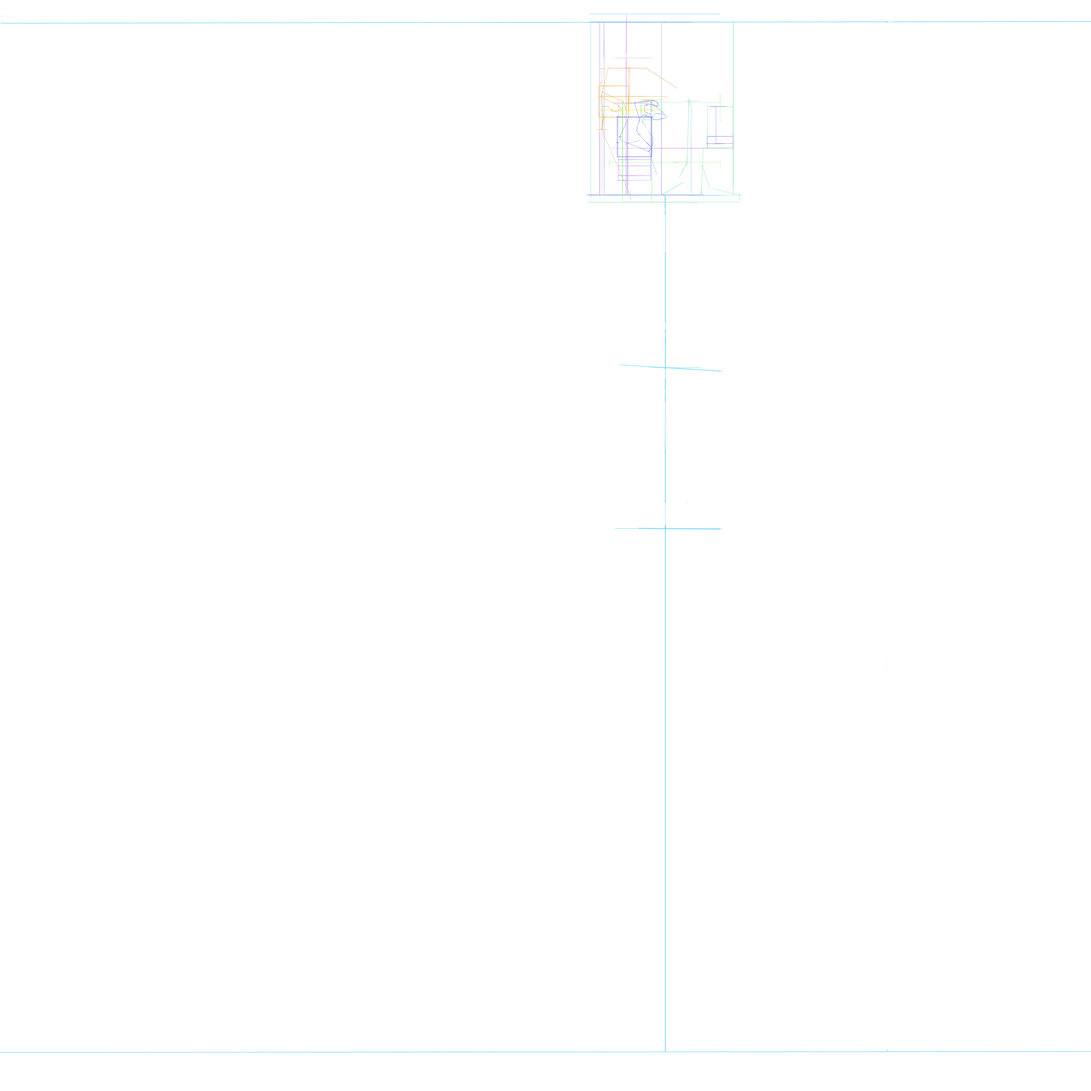
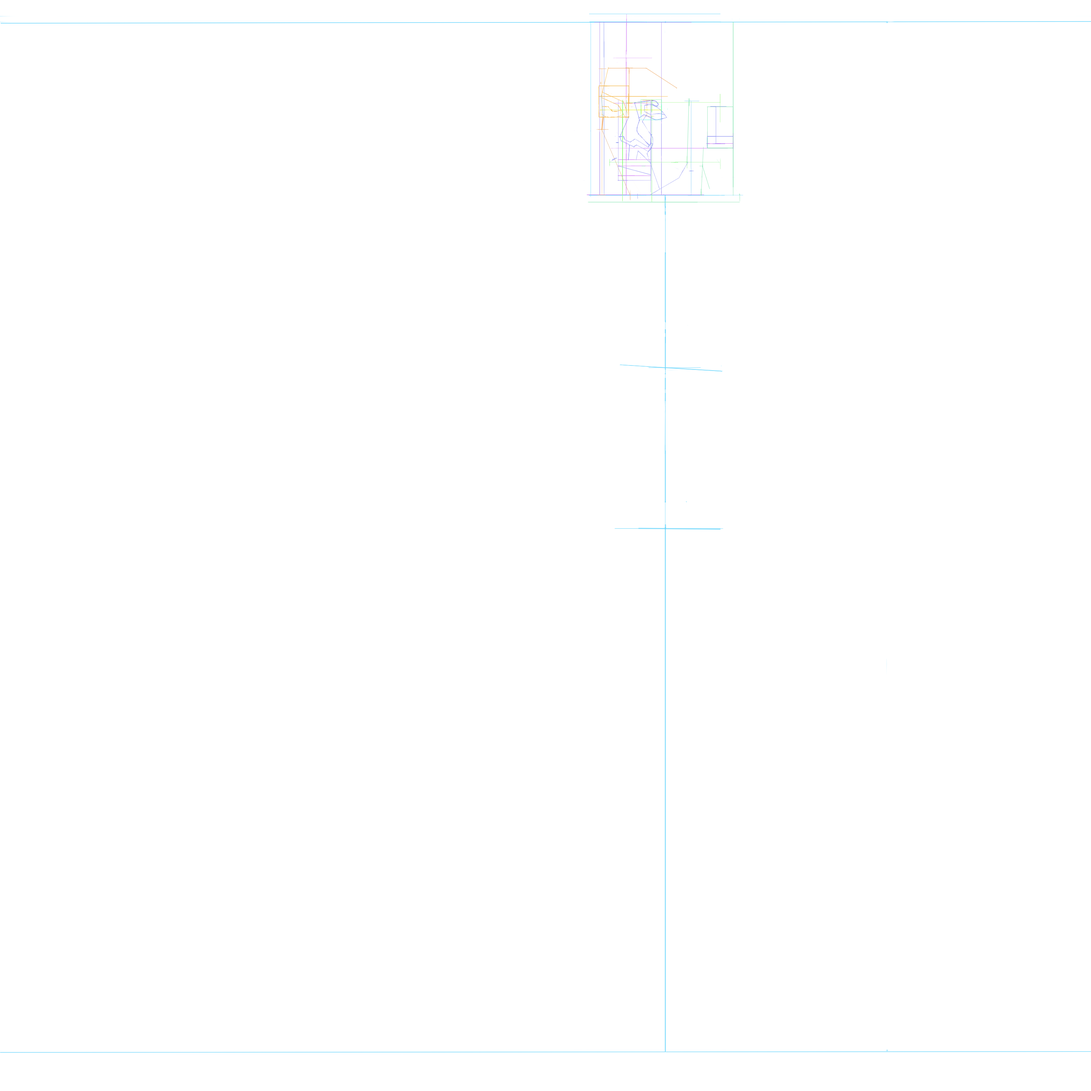
Layer changes from the first 1091px x 1091px image to the second:
added layer "Layer 103" above "Layer 100" over <box>618,165,654,176</box>
hid "Layer 97" over <box>615,115,667,158</box>
painted on "Layer 101" over <box>627,118,629,196</box>
renamed "Layer 65" to "Layer 102", moved it above "Layer 70", painted on it over <box>634,104,741,196</box>
painted on "Layer 70" over <box>601,121,732,200</box>
painted on "Layer 59" over <box>656,161,690,196</box>
